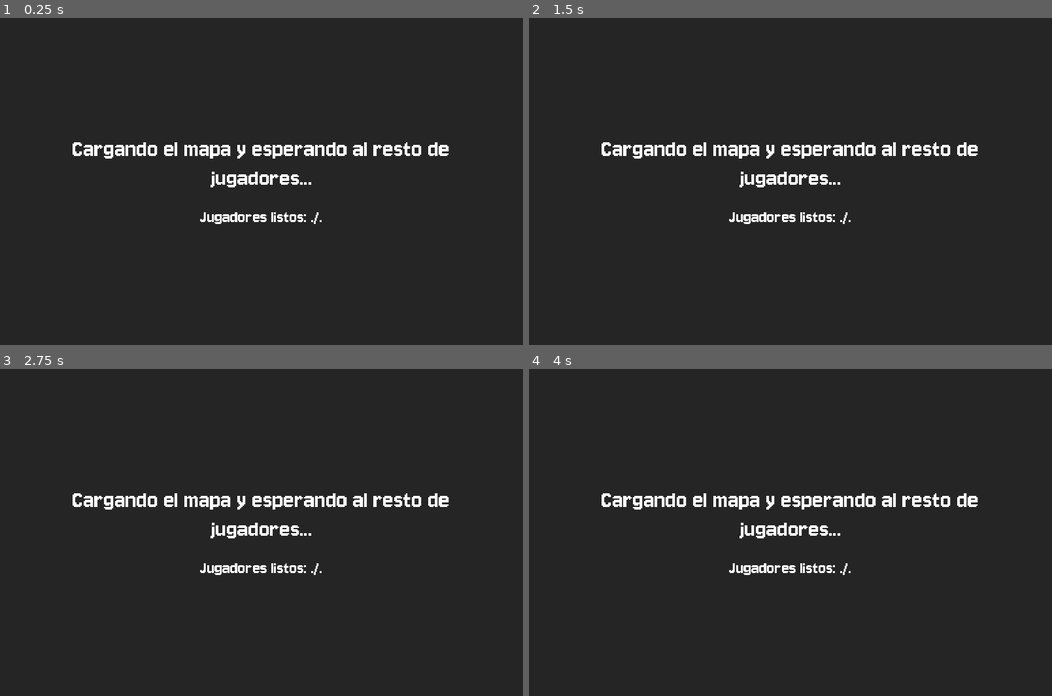
Above: before the commit, frames 1-4 (two rows, left to right).
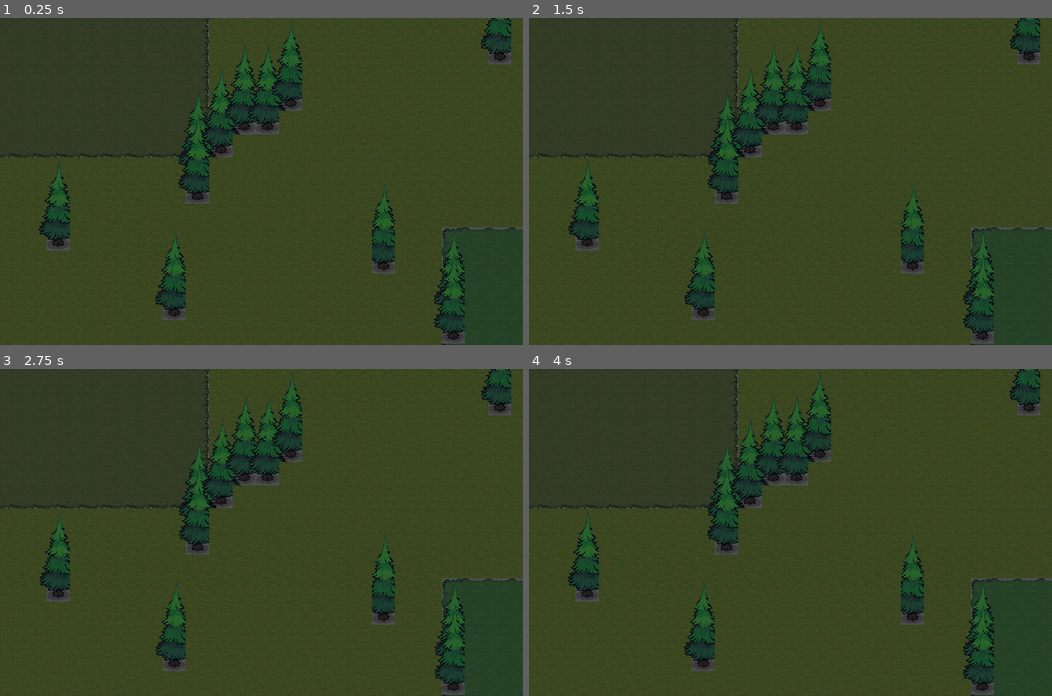
Above: after the commit, the same moments.

Repository: August099/juegoMulti
Game: Godot game, scene res://Escenario/NivelPrueba.tscn
The game is run twice, just before and just after one commit, with the same random seed, the same clock (stepped at 60 frames per second) and the same inputs. This scene is started directly instead of the project's main scene. The engine's default icon, where the game draws it, is replaced by a stand-in: a white triangle on a blue panel in a dark square.
Inputs (mouse positions are in pixels of both pictures, inside the frame that each line leads up to):
- Up to frame 1 (0.25 s): no input
- Up to frame 2 (1.5 s): tap Enter (ui_accept) at 0.5, 0.77 s; move the mouse to (905, 165) at 0.52 s; hold D (MoveRight) 0.53-1.28 s; hold Tab (Tab) 0.53-1.28 s; move the mouse to (685, 197) at 1.27 s; hold S (MoveDown) from 1.28 s (still down); tap Tab (Tab) at 1.35 s
- Up to frame 3 (2.75 s): tap Enter (ui_accept) at 1.52 s; move the mouse to (313, 460) at 2.02 s; release S (MoveDown) at 2.03 s; hold D (MoveRight) from 2.03 s (still down); hold Tab (Tab) from 2.03 s (still down); tap Mouse wheel up (ZoomIn) at 2.1 s
- Up to frame 4 (4 s): move the mouse to (764, 597) at 2.77 s; release D (MoveRight) at 2.78 s; release Tab (Tab) at 2.78 s; hold W (MoveUp) 2.78-3.53 s; tap Mouse wheel down (ZoomOut) at 2.85 s; tap Enter (ui_accept) at 3.02, 3.77 s; tap Tab (Tab) at 3.05 s; move the mouse to (947, 581) at 3.52 s; hold A (MoveLeft) from 3.53 s (still down); hold Tab (Tab) from 3.53 s (still down)

The runs differ from the first frame. In frame 1, 84% of the frame differs, in the area x 0-100%, y 0-100%; in frame 2, 84%; in frame 3, 84%; in frame 4, 84%.
Error in both runs: Invalid access to property or key 'players' on a base object of type 'null instance'. (res://Escenario/NivelPrueba.gd:5)

Commit message:
Tab menu added, with ping capture

Diff:
--- a/Assets/Terrain/TILESET.tres
+++ b/Assets/Terrain/TILESET.tres
@@ -207,6 +207,7 @@
 0:4/0/physics_layer_0/angular_velocity = 0.0
 3:4/size_in_atlas = Vector2i(1, 2)
 3:4/0 = 0
+3:4/0/modulate = Color(0.72549, 0, 0.72549, 1)
 3:4/0/physics_layer_0/linear_velocity = Vector2(0, 0)
 3:4/0/physics_layer_0/angular_velocity = 0.0
 
--- a/Escenario/NivelPrueba.gd
+++ b/Escenario/NivelPrueba.gd
@@ -10,10 +10,12 @@
 var world_seed
 var clients_ready_for_game = {}
 
+var first_tab = true
+
 func _ready():
 	# Lockeo todo hasta que los jugadores tengan todo cargado
-
-
+	$PantallaCarga.visible = false
+	multiplayer_node.movement_unlocked = true
 	# Cambio todos los estados de ready por no, para usarlo en el contexto
 	# de carga de mapa y no de lobby
 	for id in players:
@@ -45,8 +47,8 @@
 		world_seed = randi()
 
 		# Envio a los clientes a que generen el mundo y despues empieza el server a generarlo
-		rpc("receive_world_seed", world_seed, multiplayer_node.players)
-		_spawn_world()
+		#rpc("receive_world_seed", world_seed, multiplayer_node.players)
+		#_spawn_world()
 
 	else :
 		# El cliente ya esta listo para recibir informacion
@@ -59,8 +61,12 @@
 	# Despues de que todos se unieron seteo la niebla de guerra para cada equipo
 	await wait_for_multiple_players()
 	set_fow()
+	# Empiezo a medir el ping
+	if multiplayer.is_server():
+		update_ping_loop()
 
 	await every_map_loaded()
+
 
 
 
@@ -196,8 +202,9 @@
 		await get_tree().process_frame
 
 
-
-################## Estas funciones son para ver si los jugadores ya generaron el mapa
+#########################
+###### Estas funciones son para ver si los jugadores ya generaron el mapa
+###########################
 
 func player_ready():
 	if not multiplayer.has_multiplayer_peer():
@@ -233,8 +240,16 @@
 @rpc("authority", "call_local", "reliable")
 func update_players_replica(replica: Dictionary):
 
-	multiplayer_node.players = replica.duplicate(true)
-	actualizar_carga()
+	if !multiplayer_node.movement_unlocked:
+		multiplayer_node.players = replica.duplicate(true)
+		actualizar_carga()
+		return
+
+	# Solo actualizo el tab si la partida ya esta cargada y si el menu es visible
+	if (multiplayer_node.movement_unlocked and multiplayer_node.get_node("TabMenu").visible) or first_tab:
+		multiplayer_node.players = replica.duplicate(true)
+		update_tab()
+		return
 
 
 # Check if all players are ready
@@ -275,3 +290,100 @@
 			count += 1
 
 	listos.text = "Jugadores listos: " + str(count) + "/" + str(num_players)
+
+
+################################
+# MEDIR PING
+###############################
+
+func update_ping_loop() -> void:
+
+	if multiplayer_node.game_state != GameState.IN_GAME:
+		return
+
+	while true:
+		await get_tree().create_timer(2.0).timeout
+		for id in players.keys():
+			if id == 1:
+				multiplayer_node.players[id]["ping"] = 1
+			else:
+				var ping = get_player_ping(id)
+				multiplayer_node.players[id]["ping"] = ping
+
+		rpc("update_players_replica", multiplayer_node.players)
+
+
+func get_player_ping(peer_id: int) -> int:
+	var peer := multiplayer.multiplayer_peer
+
+	if peer.get_peer(peer_id) == null:
+		return -1
+
+	if (peer is ENetMultiplayerPeer):
+		var packet_peer = peer.get_peer(peer_id)
+		return packet_peer.get_statistic(
+			ENetPacketPeer.PEER_LAST_ROUND_TRIP_TIME
+		)
+	return -1
+
+
+
+func update_tab():
+
+	if !is_inside_tree():
+		return
+
+	var tab1 = multiplayer_node.get_node("TabMenu/Control/PanelContainer/MarginContainer/HBoxContainer/Equipo1/GridContainer")
+	var tab2 = multiplayer_node.get_node("TabMenu/Control/PanelContainer/MarginContainer/HBoxContainer/Equipo2/GridContainer")
+
+	if first_tab:
+		# Limpio el tab
+		for label in tab1.get_children():
+			tab1.remove_child(label)
+			label.free()
+		for label in tab2.get_children():
+			tab2.remove_child(label)
+			label.free()
+
+		first_tab = false
+
+	# Si el tab ya existe, en vez de borrar todo y volver a crearlo, soloa ctualizo el ping
+	if tab1.get_child_count() + tab2.get_child_count() == multiplayer_node.players.size()*2:
+		for player_id in multiplayer_node.players:
+			if tab1.get_node(str(player_id)) != null:
+				tab1.get_node(str(player_id)).text = str(multiplayer_node.players[player_id].ping) + "ms"
+
+			if tab2.get_node(str(player_id)) != null:
+				tab2.get_node(str(player_id)).text = str(multiplayer_node.players[player_id].ping) + "ms"
+
+		return
+
+	for player_id in multiplayer_node.players:
+		var p = multiplayer_node.players[player_id]
+
+		# Agrego el jugador al tab
+		var tablabel := Label.new()
+
+		tablabel.text = p.name
+		tablabel.add_theme_font_size_override("font_size", 40)
+		tablabel.size_flags_horizontal = Control.SIZE_EXPAND_FILL
+		if player_id == multiplayer.get_unique_id():
+			tablabel.add_theme_color_override("font_color", Color("00d0ff"))
+
+		# Agrego tambien el ping
+		var pinglabel := Label.new()
+
+		pinglabel.text = str(p.ping) + "ms"
+		pinglabel.add_theme_font_size_override("font_size", 40)
+		if player_id == multiplayer.get_unique_id():
+			pinglabel.add_theme_color_override("font_color", Color("00d0ff"))
+
+		# Le agrego nombre al label del ping para cambiarlo y no tener que recrearlo
+		pinglabel.name = str(player_id)
+
+		if p.team == 1:
+			tab1.add_child(tablabel)
+			tab1.add_child(pinglabel)
+		else:
+			tab2.add_child(tablabel)
+			tab2.add_child(pinglabel)
--- a/Escenario/world_generation.gd
+++ b/Escenario/world_generation.gd
@@ -92,7 +92,6 @@
 
 	# Si ya se cargo todo pongo el player en ready
 	get_parent().player_ready()
-	print("MUNDO SPWANEADO")
 
 func between(val, min, max):
 	if val >= min && val < max:
--- a/Multijugador/Escena_Multijugador.tscn
+++ b/Multijugador/Escena_Multijugador.tscn
@@ -188,24 +188,56 @@
 grow_horizontal = 2
 grow_vertical = 2
 
-[node name="HBoxContainer" type="HBoxContainer" parent="TabMenu/Control/PanelContainer"]
-layout_mode = 2
-
-[node name="VBoxContainer" type="VBoxContainer" parent="TabMenu/Control/PanelContainer/HBoxContainer"]
-layout_mode = 2
-
-[node name="TEAM1" type="Label" parent="TabMenu/Control/PanelContainer/HBoxContainer/VBoxContainer"]
-layout_mode = 2
-text = "TEAM1"
-horizontal_alignment = 1
-
-[node name="Control" type="Control" parent="TabMenu/Control/PanelContainer/HBoxContainer/VBoxContainer"]
-layout_mode = 2
-
-[node name="TEAM2" type="Label" parent="TabMenu/Control/PanelContainer/HBoxContainer/VBoxContainer"]
-layout_mode = 2
-text = "TEAM1"
-horizontal_alignment = 1
+[node name="MarginContainer" type="MarginContainer" parent="TabMenu/Control/PanelContainer"]
+layout_mode = 2
+theme_override_constants/margin_left = 50
+theme_override_constants/margin_top = 50
+theme_override_constants/margin_right = 50
+theme_override_constants/margin_bottom = 50
+
+[node name="HBoxContainer" type="HBoxContainer" parent="TabMenu/Control/PanelContainer/MarginContainer"]
+layout_mode = 2
+
+[node name="Equipo1" type="VBoxContainer" parent="TabMenu/Control/PanelContainer/MarginContainer/HBoxContainer"]
+layout_mode = 2
+size_flags_horizontal = 3
+theme_override_constants/separation = 10
+
+[node name="Label" type="Label" parent="TabMenu/Control/PanelContainer/MarginContainer/HBoxContainer/Equipo1"]
+layout_mode = 2
+theme_override_font_sizes/font_size = 50
+text = "TEAM 1"
+horizontal_alignment = 1
+
+[node name="Control" type="Control" parent="TabMenu/Control/PanelContainer/MarginContainer/HBoxContainer/Equipo1"]
+layout_mode = 2
+
+[node name="GridContainer" type="GridContainer" parent="TabMenu/Control/PanelContainer/MarginContainer/HBoxContainer/Equipo1"]
+layout_mode = 2
+size_flags_horizontal = 3
+columns = 2
+
+[node name="Control" type="Control" parent="TabMenu/Control/PanelContainer/MarginContainer/HBoxContainer"]
+layout_mode = 2
+
+[node name="Equipo2" type="VBoxContainer" parent="TabMenu/Control/PanelContainer/MarginContainer/HBoxContainer"]
+layout_mode = 2
+size_flags_horizontal = 3
+theme_override_constants/separation = 10
+
+[node name="Label" type="Label" parent="TabMenu/Control/PanelContainer/MarginContainer/HBoxContainer/Equipo2"]
+layout_mode = 2
+theme_override_font_sizes/font_size = 50
+text = "TEAM 2"
+horizontal_alignment = 1
+
+[node name="Control" type="Control" parent="TabMenu/Control/PanelContainer/MarginContainer/HBoxContainer/Equipo2"]
+layout_mode = 2
+
+[node name="GridContainer" type="GridContainer" parent="TabMenu/Control/PanelContainer/MarginContainer/HBoxContainer/Equipo2"]
+layout_mode = 2
+size_flags_horizontal = 3
+columns = 2
 
 [connection signal="pressed" from="UI/Net/Margins/Options/Host" to="." method="_on_host_pressed"]
 [connection signal="pressed" from="UI/Net/Margins/Options/Join" to="." method="_on_join_pressed"]
--- a/Multijugador/Multiplayer.gd
+++ b/Multijugador/Multiplayer.gd
@@ -212,6 +212,9 @@
 func _player_disconnected(peer_id: int):
 	print("Peer disconnected:", peer_id)
 
+	if not is_instance_valid(lobbyScene):
+		return
+
 	if lobbyScene:
 		lobbyScene.remove_player(peer_id)
 
@@ -222,6 +225,15 @@
 	_cleanup_and_return_to_menu()
 
 func _cleanup_and_return_to_menu():
+
+	if not is_instance_valid(lobbyScene):
+		if multiplayer.multiplayer_peer:
+			multiplayer.multiplayer_peer.close()
+
+		get_tree().paused = true
+		get_tree().change_scene_to_file("res://Multijugador/Escena_Multijugador.tscn")
+		return
+
 	# Clear lobby
 	if lobbyScene:
 		lobbyScene.queue_free()
@@ -248,6 +260,12 @@
 		$MenuPausa.visible = !$MenuPausa.visible
 		get_viewport().set_input_as_handled()
 
+	if event.is_action_pressed("Tab"):
+		$TabMenu.visible = true
+		get_viewport().set_input_as_handled()
+	elif event.is_action_released("Tab"):
+		$TabMenu.visible = false
+		get_viewport().set_input_as_handled()
 
 func _on_leave_pressed():
 	game_state = GameState.MENU
--- a/Multijugador/lobby.gd
+++ b/Multijugador/lobby.gd
@@ -44,7 +44,8 @@
 	players[peer_id] = {
 		"name": player_name,
 		"team": assign_team(),
-		"ready": false
+		"ready": false,
+		"ping": 999
 	}
 
 	# If we're the server, update replica and notify clients
@@ -165,9 +166,15 @@
 		return
 
 	for c in $Team1/PlayerList.get_children():
-		c.queue_free()
+		$Team1/PlayerList.remove_child(c)
+		c.free()
 	for c in $Team2/PlayerList.get_children():
-		c.queue_free()
+		$Team2/PlayerList.remove_child(c)
+		c.free()
+
+	# Limpio el tab
+	for label in get_tree().get_nodes_in_group("TabEntry"):
+		label.queue_free()
 
 	for player_id in players:
 		var p = players[player_id]
@@ -175,10 +182,8 @@
 		# Cuando entra un jugador agrego su nombre en la lsita
 		var label := Label.new()
 		label.text = p.name
-
-		label.add_theme_font_override("font", load("res://Assets/Font/Alkatra-VariableFont_wght.ttf"))
-
-		label.add_theme_font_size_override("font_size", 50)
+		label.add_theme_font_size_override("font_size", 60)
+
 		label.custom_minimum_size = Vector2(450, 0)
 
 		# Si es el servidor cambio el color del nombre
@@ -204,9 +209,12 @@
 		if p.team == 1:
 			$Team1/PlayerList.add_child(label)
 			$Team1/PlayerList.add_child(readyState)
+
 		else:
 			$Team2/PlayerList.add_child(label)
 			$Team2/PlayerList.add_child(readyState)
+
+
 
 	# Update players dict in multiplayer node
 	multiplayer_node.players = players
--- a/Multijugador/lobby.tscn
+++ b/Multijugador/lobby.tscn
@@ -97,6 +97,12 @@
 texture = ExtResource("3_uh1bt")
 expand_mode = 2
 
+[node name="Label2" type="Label" parent="Team2/PlayerList"]
+layout_mode = 2
+theme_override_colors/font_color = Color(0, 0.815686, 1, 1)
+theme_override_font_sizes/font_size = 60
+text = "Player"
+
 [node name="Start" type="Button" parent="."]
 layout_mode = 1
 anchors_preset = 7
Not shown, added: Assets/Terrain/Terrain.rar
